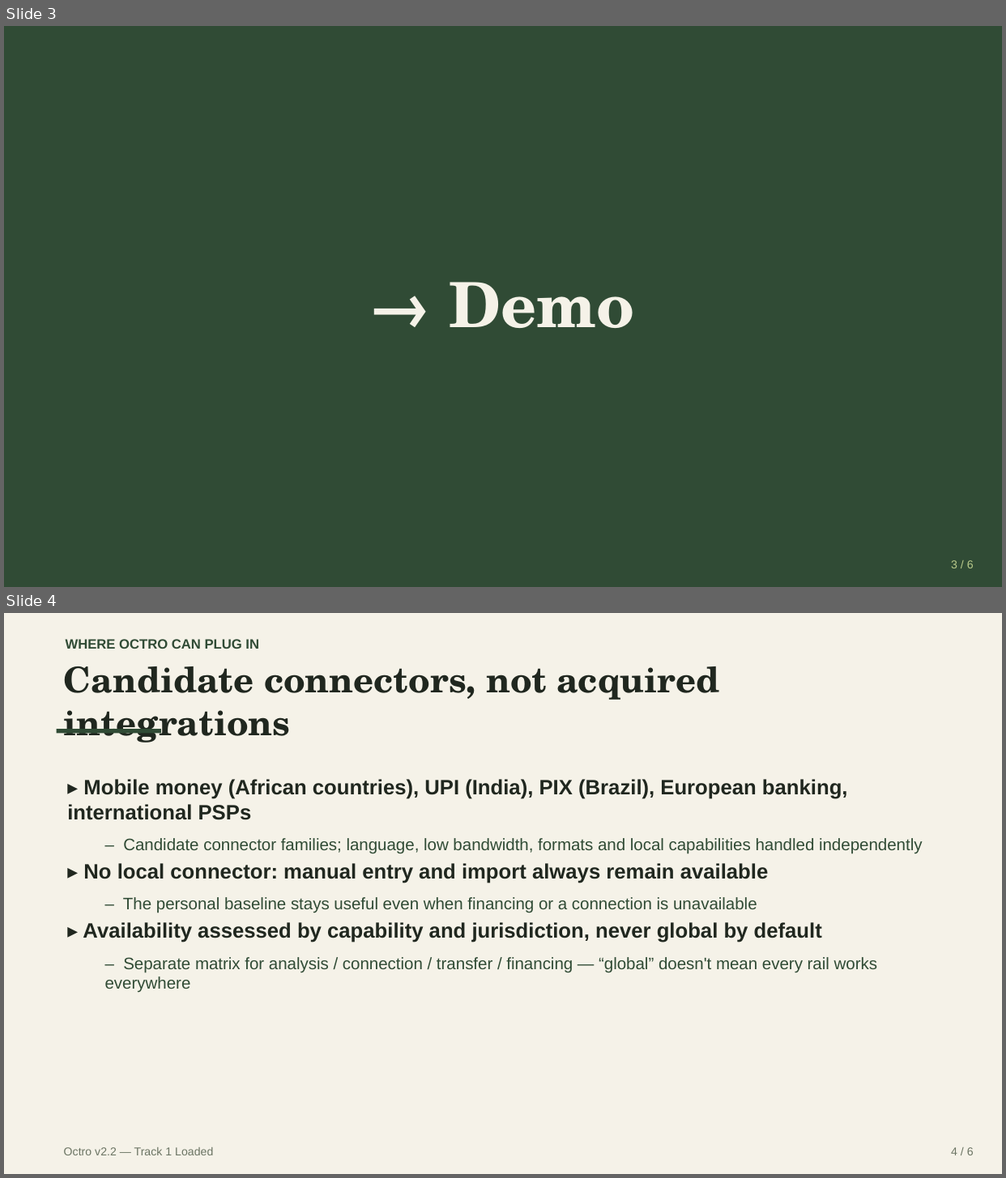
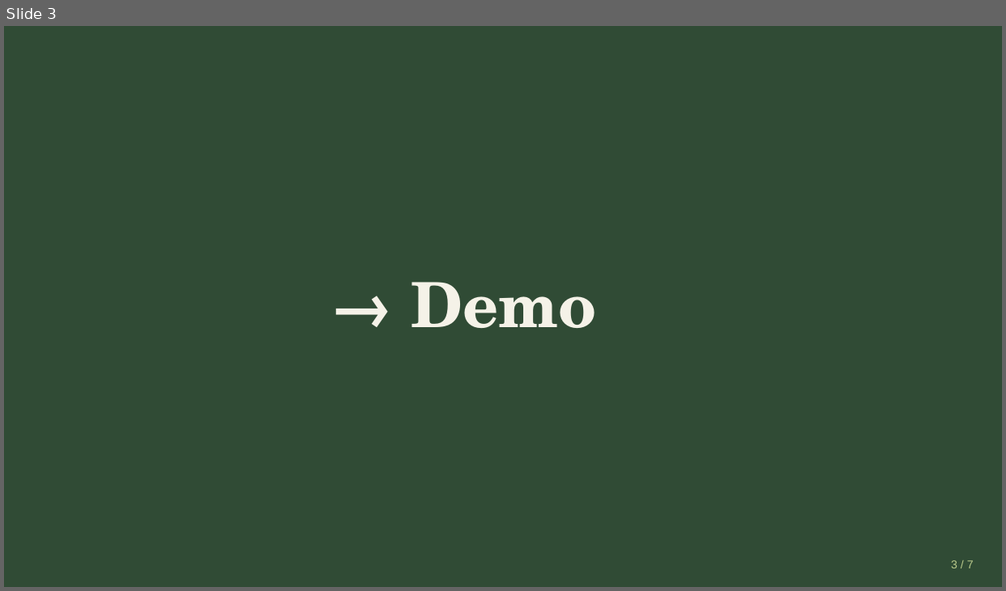
Before and after one commit to KaiZenKOS/Octro, a slide deck: docs/presentation/octro-presentation.pptx. Shown one above the other, each under a label of ours: slides 3 and 4 before the commit, slide 3 after it. The pictures are 1006x1178 and 1006x591 pixels, drawn with LibreOffice and Linux fonts; fonts in the diff are those of the drawing. Boxes give left, top, right and bottom in pixels: in the first picture for what was removed or moved away, otherwise in the second. Text is boxed around its words. In the diff, an @@ line names an element or a change of style, - is before the commit and + after.

```diff
--- a/docs/presentation/octro-presentation.pptx
+++ b/docs/presentation/octro-presentation.pptx
@@ slide 4 removed at box(4, 613, 1002, 1174), background #FFFFFF @@
@@ rectangle removed at box(4, 613, 1002, 1174) @@
@@ text removed at box(66, 639, 259, 649) @@
-WHERE OCTRO CAN PLUG IN
@@ text removed at box(64, 666, 719, 743) @@
-Candidate connectors, not acquired integrations
@@ rectangle removed at box(57, 729, 161, 734) @@
@@ text removed at box(67, 779, 923, 993) @@
-▸ Mobile money (African countries), UPI (India), PIX (Brazil), European banking, international PSPs
-  – Candidate connector families; language, low bandwidth, formats and local capabilities handled independently
-▸ No local connector: manual entry and import always remain available
-  – The personal baseline stays useful even when financing or a connection is unavailable
-▸ Availability assessed by capability and jurisdiction, never global by default
-  – Separate matrix for analysis / connection / transfer / financing — “global” doesn't mean every rail works everywhere
@@ text removed at box(64, 1148, 213, 1156) @@
-Octro v2.2 — Track 1 Loaded
@@ text removed at box(951, 1148, 974, 1156) @@
-4 / 6
@@ slide 3 changed as well @@
@@ text "→ Demo": place and size @@
-text "→ Demo" at box(449, 282, 635, 328)
+text "→ Demo" at box(411, 282, 597, 328)
@@ text at box(951, 561, 974, 569): text changed @@
-3 / 6
+3 / 7
```
Also in this commit, not shown: 4 other slides changed, 2 slides added, 1 other file.
